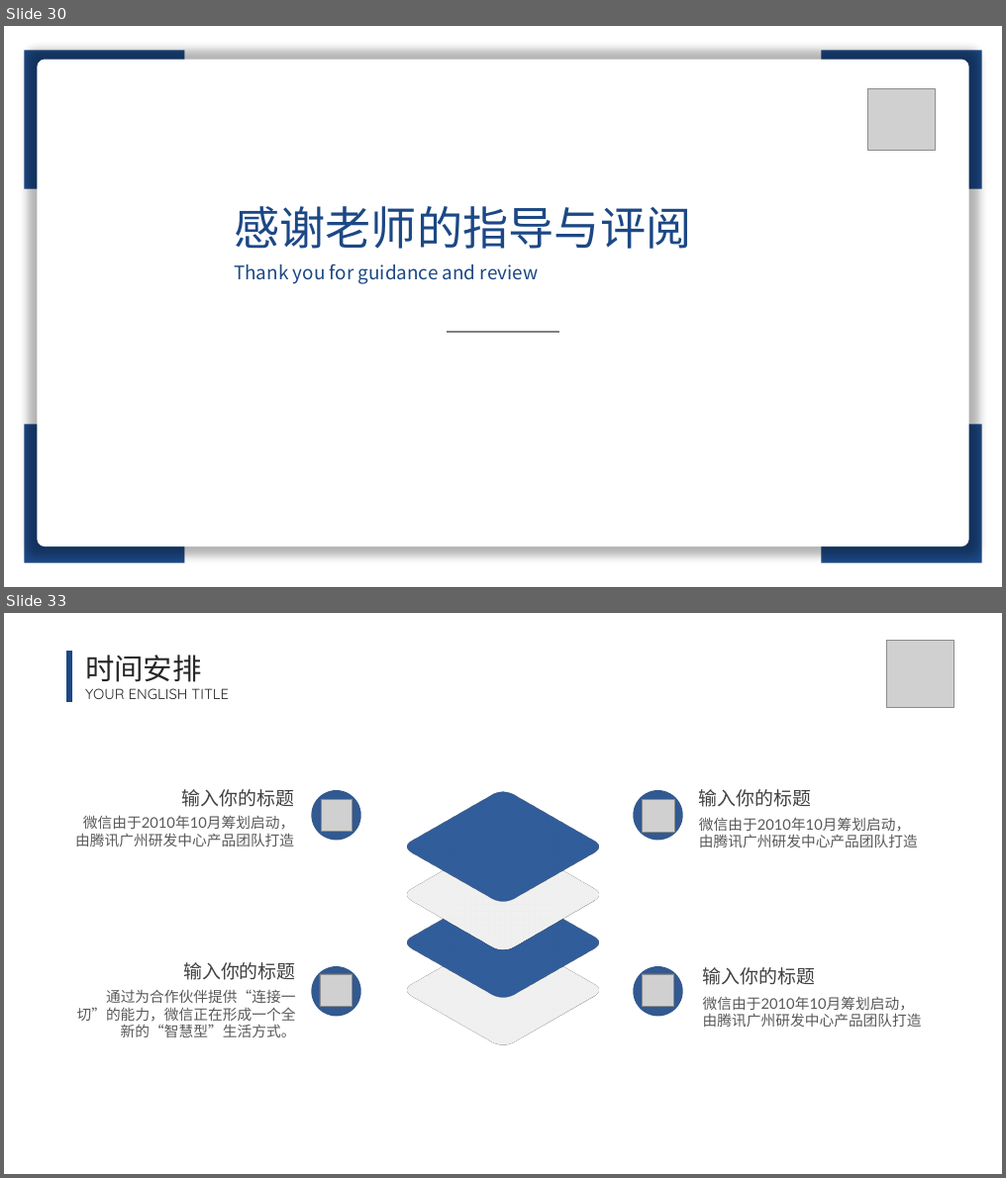
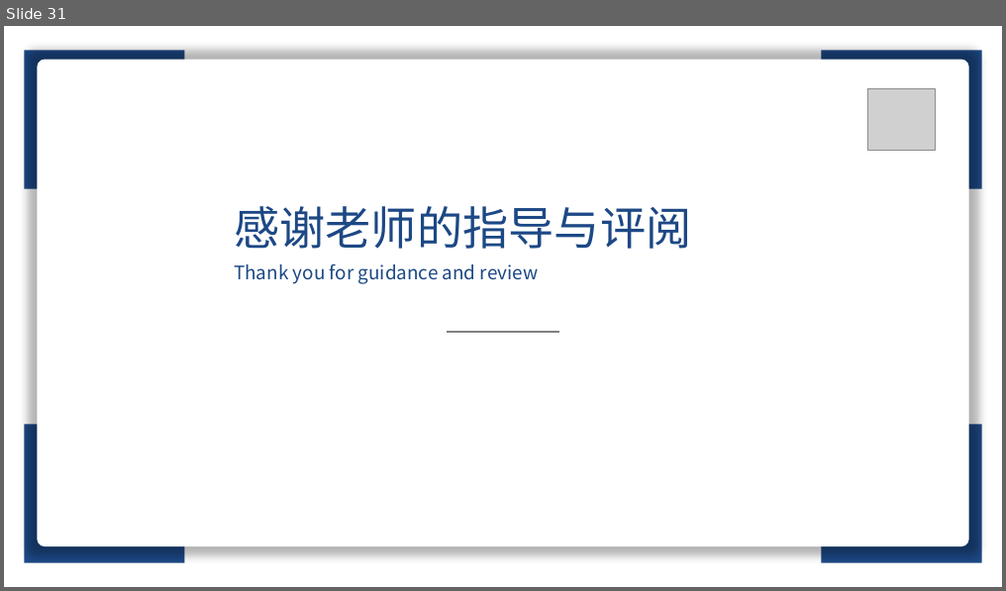
Before and after one commit to lt610/DeepGCN, a slide deck: 毕设提交/ppt/答辩ppt.pptx. Shown one above the other, each under a label of ours: slides 30 and 33 before the commit, slide 31 after it; the slides between them are not shown. The pictures are 1006x1178 and 1006x591 pixels, drawn with LibreOffice and Linux fonts; fonts in the diff are those of the drawing; grey boxes stand for pictures. Boxes give left, top, right and bottom in pixels: in the first picture for what was removed or moved away, otherwise in the second. Text is boxed around its words. In the diff, an @@ line names an element or a change of style, - is before the commit and + after.

```diff
--- a/毕设提交/ppt/答辩ppt.pptx
+++ b/毕设提交/ppt/答辩ppt.pptx
@@ slide 33 removed at [4,613,1002,1174], background #FFFFFF @@
@@ picture removed at [887,640,954,707] @@
@@ line removed from (69, 651) to (69, 702) @@
@@ text removed at [85,655,201,682] @@
-时间安排
@@ text removed at [85,688,229,699] @@
-YOUR ENGLISH TITLE
@@ text removed at [182,789,294,807] @@
-输入你的标题
@@ ellipse removed at [312,790,361,841] @@
@@ rounded rectangle removed at [432,774,575,919] @@
@@ ellipse removed at [633,790,683,841] @@
@@ text removed at [699,789,811,807] @@
-输入你的标题
@@ text removed at [75,815,294,847] @@
-微信由于2010年10月筹划启动，由腾讯广州研发中心产品团队打造
@@ picture removed at [322,800,352,832] @@
@@ picture removed at [643,800,675,833] @@
@@ text removed at [699,817,918,848] @@
-微信由于2010年10月筹划启动，由腾讯广州研发中心产品团队打造
@@ rounded rectangle removed at [432,823,575,966] @@
@@ rounded rectangle removed at [432,870,575,1014] @@
@@ rounded rectangle removed at [432,919,575,1062] @@
@@ text removed at [183,962,295,980] @@
-输入你的标题
@@ ellipse removed at [312,966,361,1017] @@
@@ ellipse removed at [633,966,683,1017] @@
@@ text removed at [703,967,815,985] @@
-输入你的标题
@@ text removed at [77,990,296,1038] @@
-通过为合作伙伴提供“连接一切”的能力，微信正在形成一个全新的“智慧型”生活方式。
@@ picture removed at [320,974,352,1007] @@
@@ picture removed at [642,974,674,1007] @@
@@ text removed at [703,996,922,1027] @@
-微信由于2010年10月筹划启动，由腾讯广州研发中心产品团队打造
@@ what was slide 30 is now slide 31 @@
```
Also in this commit, not shown: 8 slides changed, 1 slide added, 12 other slides removed.
